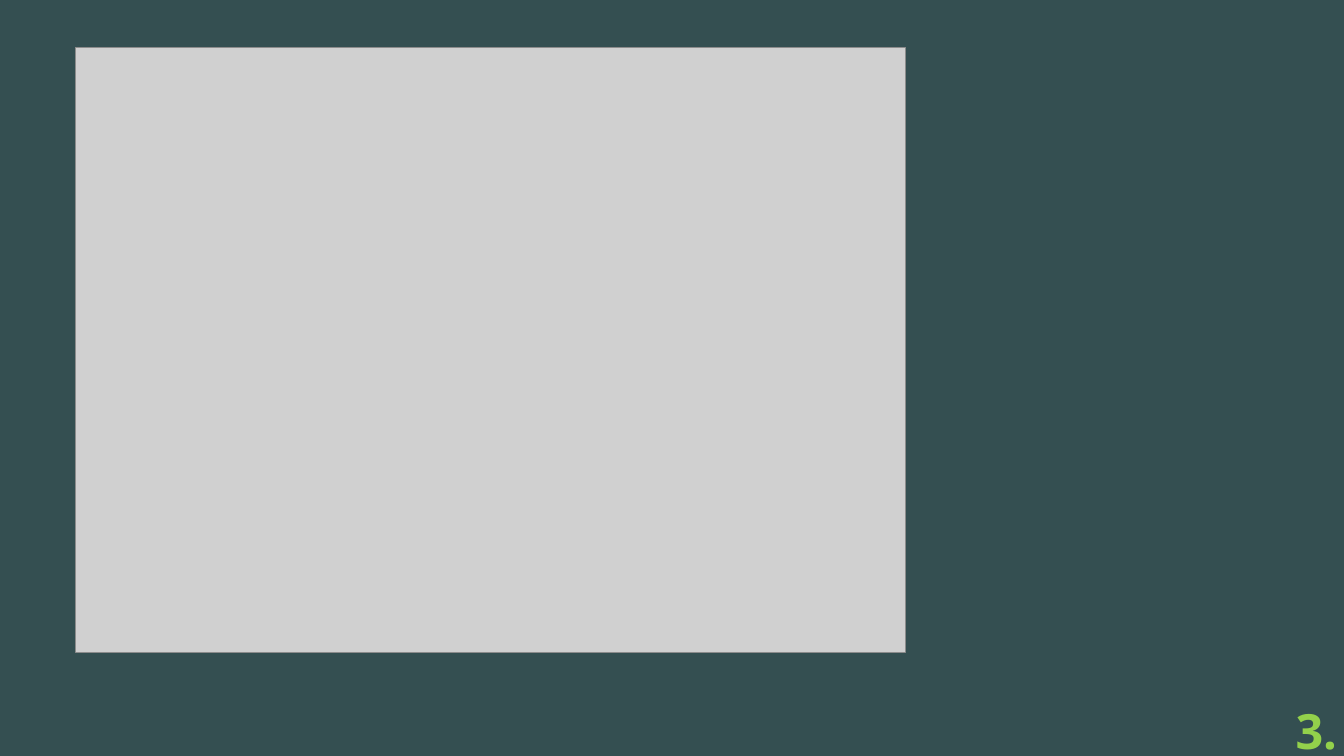
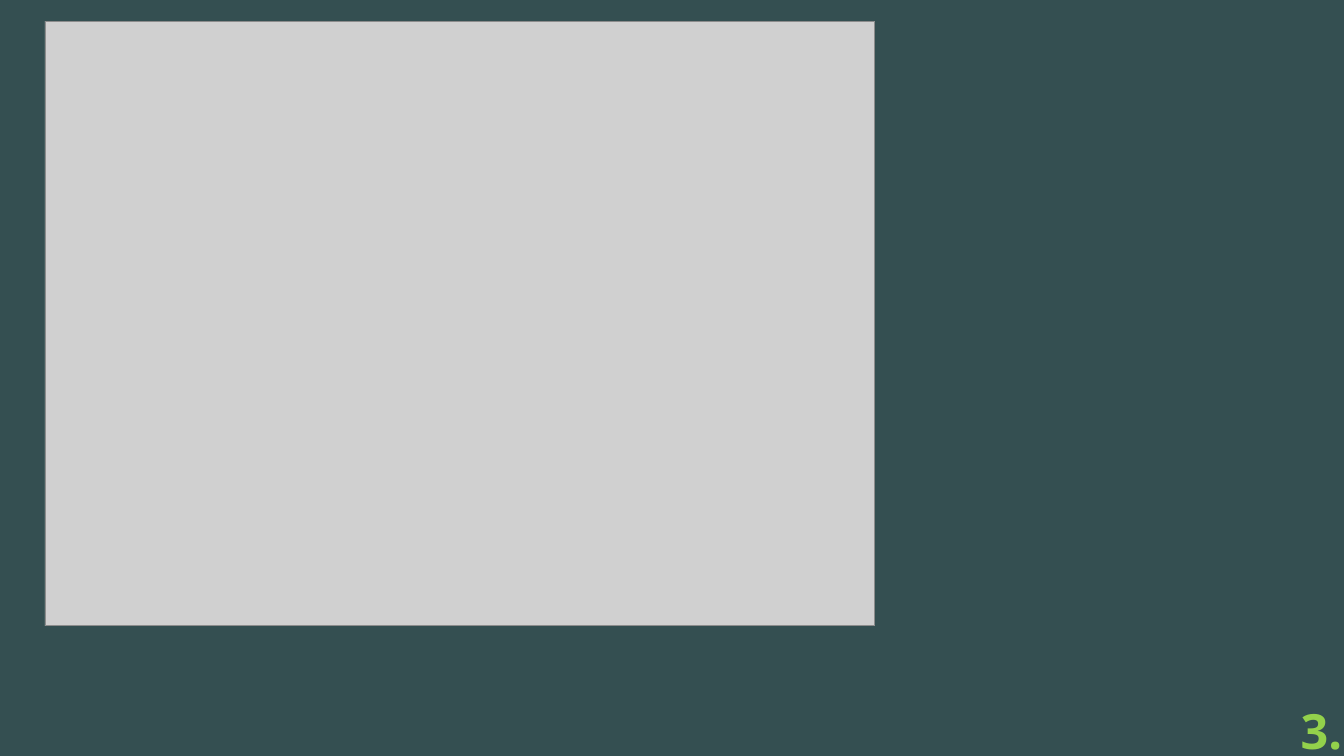
Before and after one commit to egilp04/TFG_Cuidados, a slide deck: slide 5 of documentacion_extra/presentacion/cuidaDos.pptx. Drawn at 1344x756 pixels with LibreOffice and Linux fonts; fonts in the diff are those of the drawing; grey boxes stand for pictures. Boxes give left, top, right and bottom in pixels: in the first picture for what was removed or moved away, otherwise in the second. Text is boxed around its words. In the diff, an @@ line names an element or a change of style, - is before the commit and + after.

Commit message:
cambios pequeños de algunas traducciones por algunas mejores en el json. Actualizacion de la presentacion tras la corrección del tutor

```diff
--- a/documentacion_extra/presentacion/cuidaDos.pptx
+++ b/documentacion_extra/presentacion/cuidaDos.pptx
@@ picture: place and size @@
-picture at (75,48,905,653)
+picture at (45,21,875,626)
@@ text "3.": place and size @@
-text "3." at (1296,714,1337,750)
+text "3." at (1301,714,1342,750)
```
Also in this commit, not shown: 5 other files.
